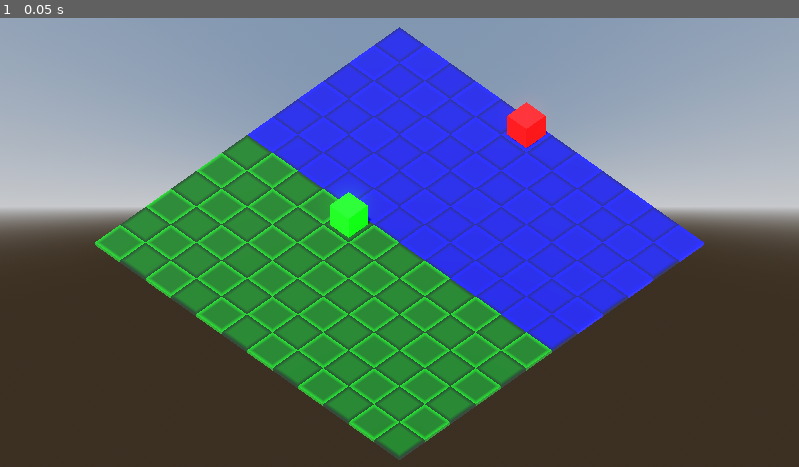
Above: before the commit, frame 1.
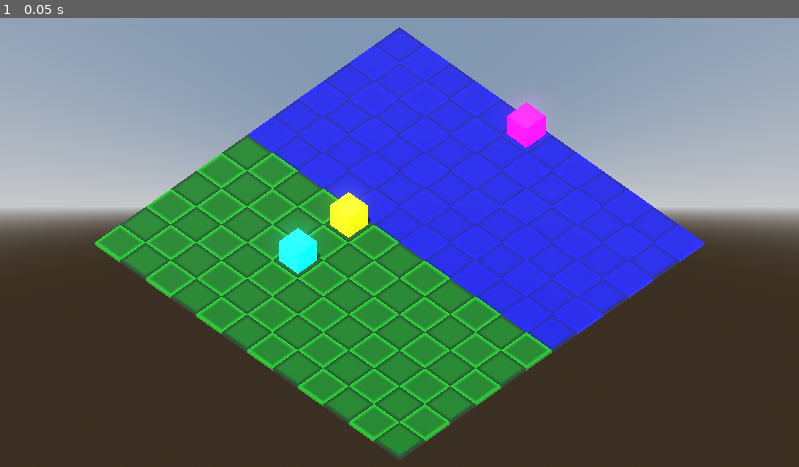
Above: after the commit, the same moment.

Repository: zaldk/elementals3d
Game: Godot game, scene res://game.tscn
The game is run twice, just before and just after one commit, with the same random seed, the same clock (stepped at 60 frames per second) and the same inputs.
Inputs:
- Up to frame 1 (0.05 s): no input

The runs differ from the first frame. In frame 1, 1.1% of the frame differs, in the area x 34-69%, y 18-58%.

Commit message:
more progress

Diff:
--- a/game.gd
+++ b/game.gd
@@ -1,15 +1,19 @@
 extends Node3D
 
+var mouse = Vector2()
+const DIST = 1000
+
+var has_grabbed = false
 var grabbed_object = null
 var grabbed_object_side = 0 # -1 is blue; 1 is green;
 var grab_distance = 1
-var mouse = Vector2()
-const DIST = 1000
+var grabbed_object_copy = null
+var grabbed_object_origin = Vector3()
 
 var cam_switch = false
-var cam_times = Vector2() # .x = start; .y = end;
-var cam_pos_start = Vector3()
-var cam_pos_end = Vector3()
+var cam_time = 0
+@export var cam_delta = 1000
+var cam_pos = Vector3()
 
 
 @onready var cam = $Camera3D
@@ -19,20 +23,20 @@
 
 func _ready() -> void:
 	cam.look_at(Vector3.ZERO)
-	var elementals = $Elementals.get_children()
-	print(elementals.map(func(elem): return elem.global_position))
-	#for elem in elementals:
-		#print(elem.global_position)
+	#var elementals = $Elementals.get_children()
+	#print(elementals.map(func(elem): return elem.global_position))
+	##for elem in elementals:
+		##print(elem.global_position)
 
 func _process(_deltatime: float) -> void:
-	if grabbed_object:
-		grabbed_object.position = get_grab_position()
+	if is_instance_valid(grabbed_object_copy):
+		grabbed_object_copy.position = get_grab_position() - grabbed_object_origin
 
 	if cam_switch:
-		var t = norm(cam_times.x, cam_times.y, Time.get_ticks_msec())
+		var t = norm(cam_time, cam_time + cam_delta, Time.get_ticks_msec())
 		if t >= 0 and t <= 1:
 			t = t * t * t * (t * (6 * t - 15) + 10)
-			var angle = PI/4 + PI * t + PI * (-sign(cam_pos_start.x)/2+0.5)
+			var angle = PI/4 + PI * t + PI * (-sign(cam_pos.x)/2+0.5)
 			var radius = Vector2(cam.global_position.x, cam.global_position.z).length()
 			cam.global_position.x = sin(angle) * radius
 			cam.global_position.z = cos(angle) * radius
@@ -43,17 +47,21 @@
 func _input(event: InputEvent) -> void:
 	if event is InputEventMouseMotion:
 		mouse = event.global_position
-	if event is InputEventMouseButton:
-		if event.is_pressed() and event.button_index == MOUSE_BUTTON_LEFT:
-			update_grabbed_object(mouse)
-		if event.is_released() and event.button_index == MOUSE_BUTTON_LEFT:
-			grabbed_object = null
-		if event.is_released() and event.button_index == MOUSE_BUTTON_MIDDLE and not cam_switch:
-			cam_switch = true
-			cam_times.x = Time.get_ticks_msec()
-			cam_times.y = Time.get_ticks_msec() + 1000
-			cam_pos_start = cam.global_position
-			cam_pos_end = cam.global_position; cam_pos_end.x *= -1; cam_pos_end.z *= -1;
+	if event is InputEventMouseButton and event.is_pressed():
+		match event.button_index:
+			MOUSE_BUTTON_LEFT:
+				if !has_grabbed: update_grabbed_object(mouse)
+				if has_grabbed:
+					if is_instance_valid(grabbed_object_copy):
+						grabbed_object.global_position = grabbed_object_copy.global_position
+						grabbed_object_copy.free()
+					grabbed_object = null
+				has_grabbed = !has_grabbed
+			MOUSE_BUTTON_MIDDLE:
+				if !cam_switch:
+					cam_switch = true
+					cam_time = Time.get_ticks_msec()
+					cam_pos = cam.global_position
 
 func update_grabbed_object(M: Vector2):
 	var space = get_world_3d().direct_space_state
@@ -66,6 +74,9 @@
 	if !result.is_empty():
 		grabbed_object = result.collider
 		grabbed_object_side = sign(grabbed_object.global_position.z)
+		grabbed_object_copy = grabbed_object.duplicate()
+		grabbed_object.add_child(grabbed_object_copy)
+		grabbed_object_origin = grabbed_object.global_position
 
 func get_grab_position():
 	var ro = get_viewport().get_camera_3d().project_ray_origin(mouse)
--- a/game.tscn
+++ b/game.tscn
@@ -21,10 +21,13 @@
 shader = ExtResource("2_8sx3c")
 
 [sub_resource type="StandardMaterial3D" id="StandardMaterial3D_fgxlc"]
-albedo_color = Color(1, 0, 0, 1)
+albedo_color = Color(1, 0, 1, 1)
 
 [sub_resource type="StandardMaterial3D" id="StandardMaterial3D_wqvf2"]
-albedo_color = Color(0, 1, 0, 1)
+albedo_color = Color(1, 1, 0, 1)
+
+[sub_resource type="StandardMaterial3D" id="StandardMaterial3D_pgp2b"]
+albedo_color = Color(0, 1, 1, 1)
 
 [node name="Game" type="Node3D"]
 script = ExtResource("1_vx01h")
@@ -62,3 +65,9 @@
 use_collision = true
 size = Vector3(0.75, 0.75, 0.75)
 material = SubResource("StandardMaterial3D_wqvf2")
+
+[node name="Elemental2" type="CSGBox3D" parent="."]
+transform = Transform3D(1, 8.6402e-12, 0, -3.31966e-11, 1, 1.16415e-10, -5.82077e-11, 1.16415e-10, 1, 1.5, 0.375, -2.5)
+use_collision = true
+size = Vector3(0.75, 0.75, 0.75)
+material = SubResource("StandardMaterial3D_pgp2b")
Not shown: 1 places in game.tscn that only renumber resources
